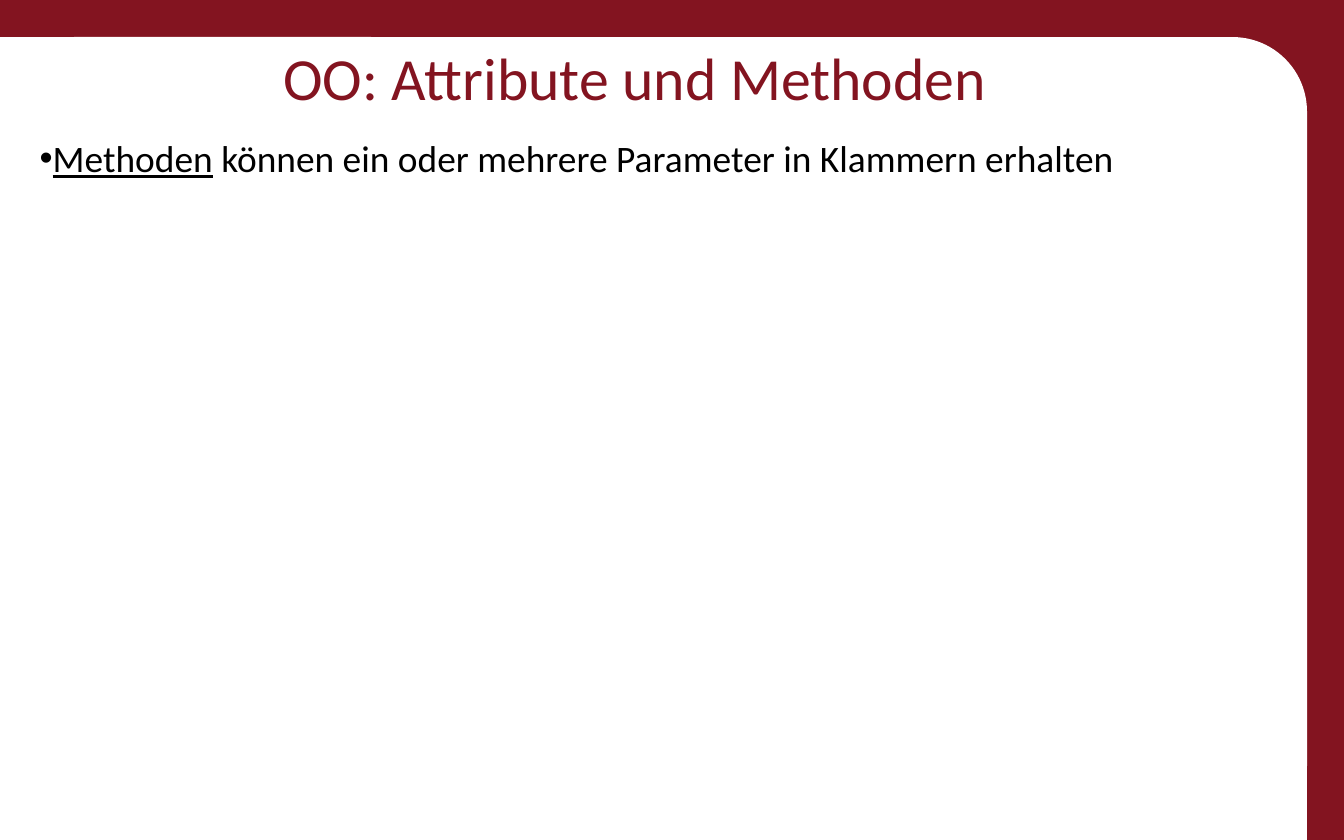
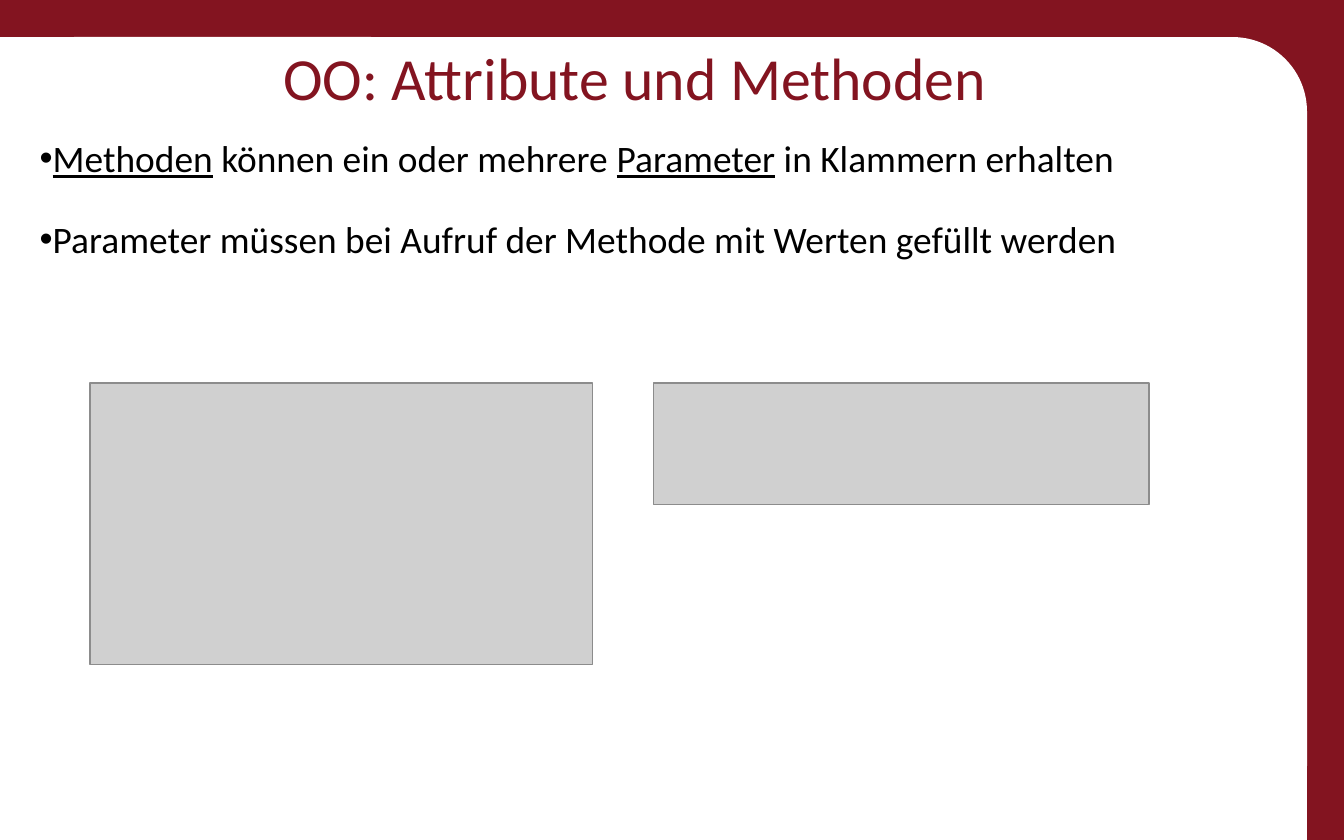
Before and after one commit to Roboscope/java-with-nao, a slide deck: slide 36 of Präsentationen/Anfänger - Java mit NAO.pptx. Drawn at 1344x840 pixels with LibreOffice and Linux fonts; fonts in the diff are those of the drawing; grey boxes stand for pictures; background and template pictures are left out. Boxes give left, top, right and bottom in pixels: in the first picture for what was removed or moved away, otherwise in the second. Text is boxed around its words. In the diff, an @@ line names an element or a change of style, - is before the commit and + after.

```diff
--- a/Präsentationen/Anfänger - Java mit NAO.pptx
+++ b/Präsentationen/Anfänger - Java mit NAO.pptx
@@ text at <box>53,146,1114,178</box>: underline on in "Parameter" @@
@@ text at <box>53,227,1116,260</box>: paragraph added @@
+• Parameter müssen bei Aufruf der Methode mit Werten gefüllt werden
@@ picture added at <box>90,383,593,664</box> @@
@@ picture added at <box>653,383,1149,505</box> @@
```
Also in this commit, not shown: 3 other slides changed, 2 slides added, 20 other files.
